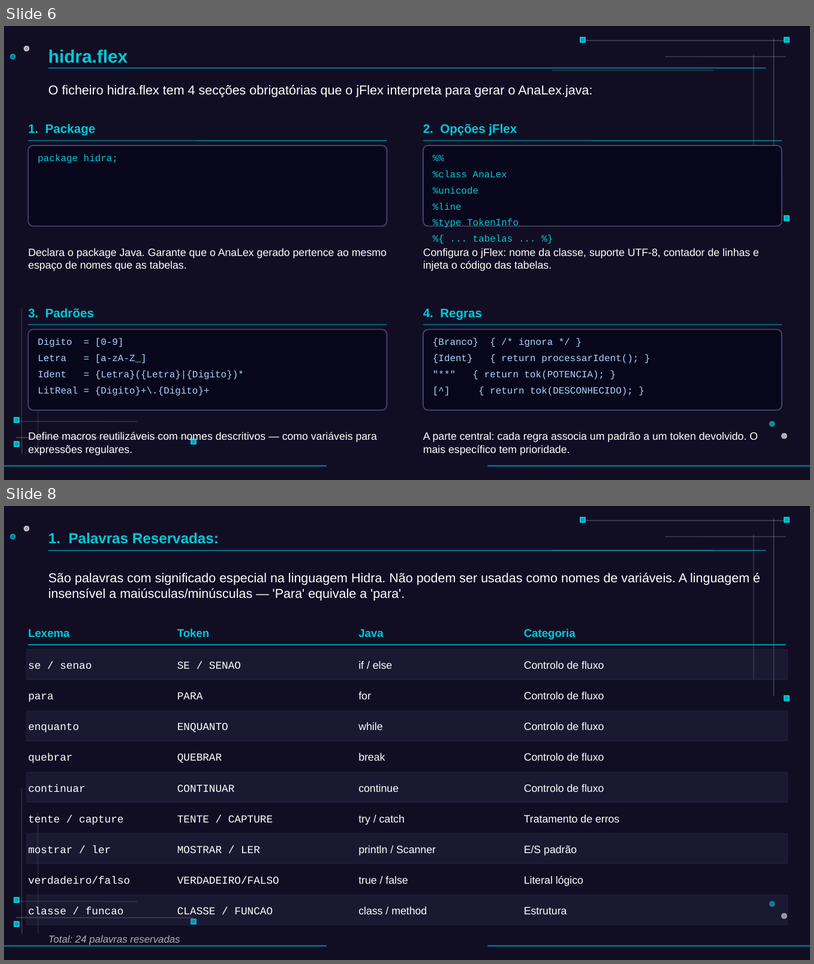
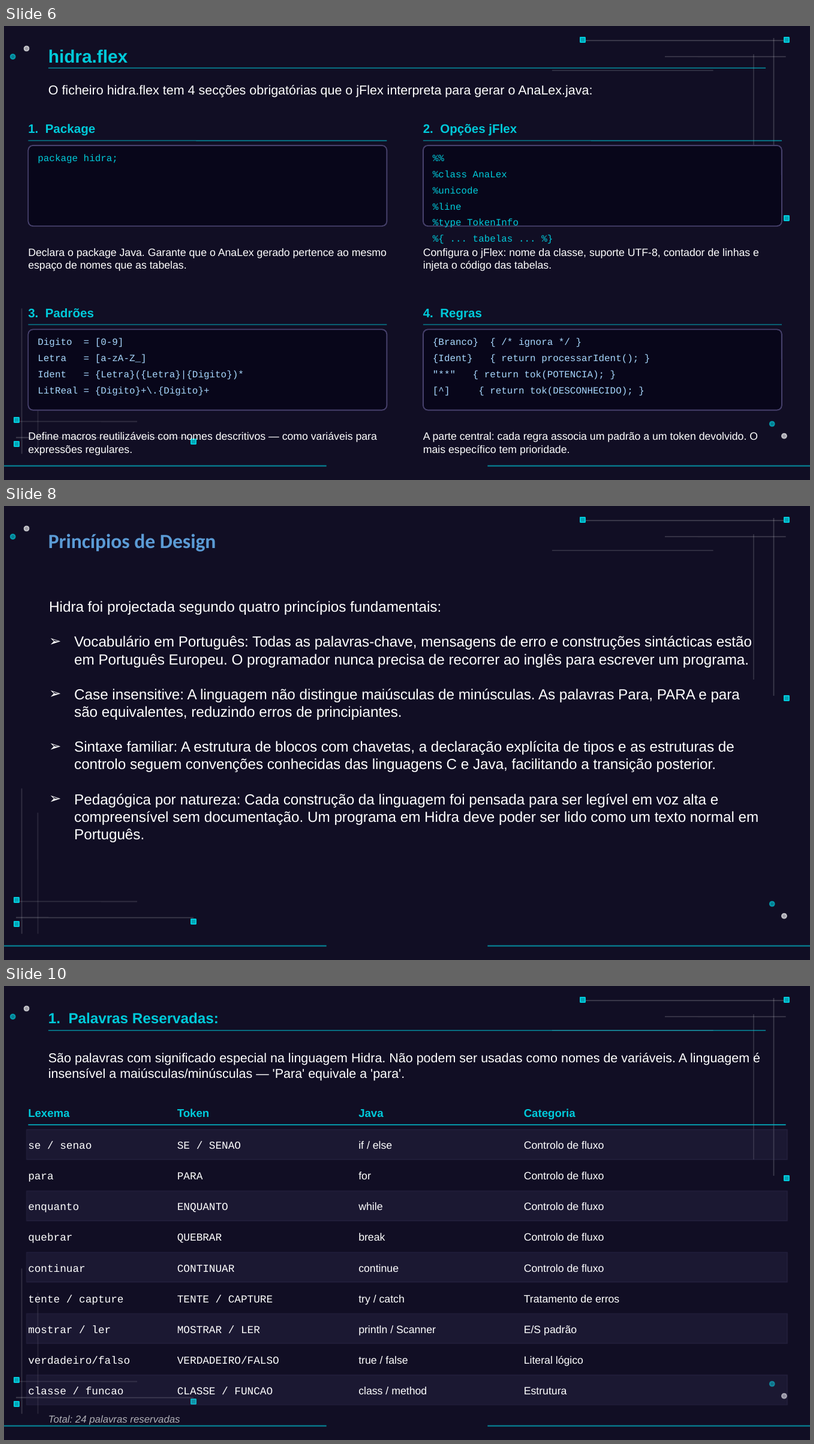
Before and after one commit to Geraldo-niuare/Hidra_Lexer, a slide deck: Hidra_Apresentacao.pptx. Shown one above the other, each under a label of ours: slides 6 and 8 before the commit, slides 6, 8 and 10 after it; the slides between them are not shown. The pictures are 814x964 and 814x1444 pixels, drawn with LibreOffice and Linux fonts; fonts in the diff are those of the drawing. Boxes give left, top, right and bottom in pixels: in the first picture for what was removed or moved away, otherwise in the second. Text is boxed around its words. In the diff, an @@ line names an element or a change of style, - is before the commit and + after.

```diff
--- a/Hidra_Apresentacao.pptx
+++ b/Hidra_Apresentacao.pptx
@@ slide 8 added at [4,506,810,960], background #110E24 @@
@@ rectangle added at [581,517,585,522], fill #00CADA at 80% opacity, outline #00CADA 1 pt @@
@@ line added from (585, 520) to (786, 520), #FFFFFF 1 pt @@
@@ line added from (774, 518) to (774, 696), #FFFFFF 1 pt @@
@@ rectangle added at [785,517,789,522], fill #00CADA at 80% opacity, outline #00CADA 1 pt @@
@@ ellipse added at [11,534,15,539], fill #00CADA at 60% opacity, outline #00CADA 1 pt @@
@@ ellipse added at [24,526,29,531], fill #FFFFFF at 60% opacity, outline #FFFFFF 1 pt @@
@@ text added at [48,534,216,552], 18 pt, text #5B9BD5, bold @@
+Princípios de Design
@@ line added from (665, 537) to (786, 537), #FFFFFF 1 pt @@
@@ line added from (754, 534) to (754, 679), #FFFFFF 1 pt @@
@@ line added from (552, 550) to (714, 550), #FFFFFF 1 pt @@
@@ text added at [49,601,759,842], 13 pt, text #FFFFFF @@
+Hidra foi projectada segundo quatro princípios fundamentais:
+➢ Vocabulário em Português: Todas as palavras-chave, mensagens de erro e construções sintácticas estão em Português Europeu. O programador nunca precisa de recorrer ao inglês para escrever um programa.
+➢ Case insensitive: A linguagem não distingue maiúsculas de minúsculas. As palavras Para, PARA e para são equivalentes, reduzindo erros de principiantes.
+➢ Sintaxe familiar: A estrutura de blocos com chavetas, a declaração explícita de tipos e as estruturas de controlo seguem convenções conhecidas das linguagens C e Java, facilitando a transição posterior.
+➢ Pedagógica por natureza: Cada construção da linguagem foi pensada para ser legível em voz alta e compreensível sem documentação. Um programa em Hidra deve poder ser lido como um texto normal em Português.
@@ rectangle added at [785,696,789,700], fill #00CADA at 80% opacity, outline #00CADA 1 pt @@
@@ line added from (22, 788) to (22, 933), #FFFFFF 1 pt @@
@@ line added from (38, 813) to (38, 933), #FFFFFF 1 pt @@
@@ rectangle added at [14,897,20,902], fill #00CADA at 80% opacity, outline #00CADA 1 pt @@
@@ line added from (16, 901) to (137, 901), #FFFFFF 1 pt @@
@@ ellipse added at [770,901,775,906], fill #00CADA at 60% opacity, outline #00CADA 1 pt @@
@@ line added from (16, 917) to (194, 917), #FFFFFF 1 pt @@
@@ rectangle added at [191,919,196,924], fill #00CADA at 80% opacity, outline #00CADA 1 pt @@
@@ ellipse added at [782,913,787,918], fill #FFFFFF at 60% opacity, outline #FFFFFF 1 pt @@
@@ rectangle added at [14,921,20,926], fill #00CADA at 80% opacity, outline #00CADA 1 pt @@
@@ line added from (4, 945) to (327, 945), #00CADA 1.2 pt @@
@@ line added from (488, 945) to (810, 945), #00CADA 1.2 pt @@
@@ what was slide 8 is now slide 10 @@
```
Also in this commit, not shown: 1 slide changed, 4 other slides added, 9 other files.
